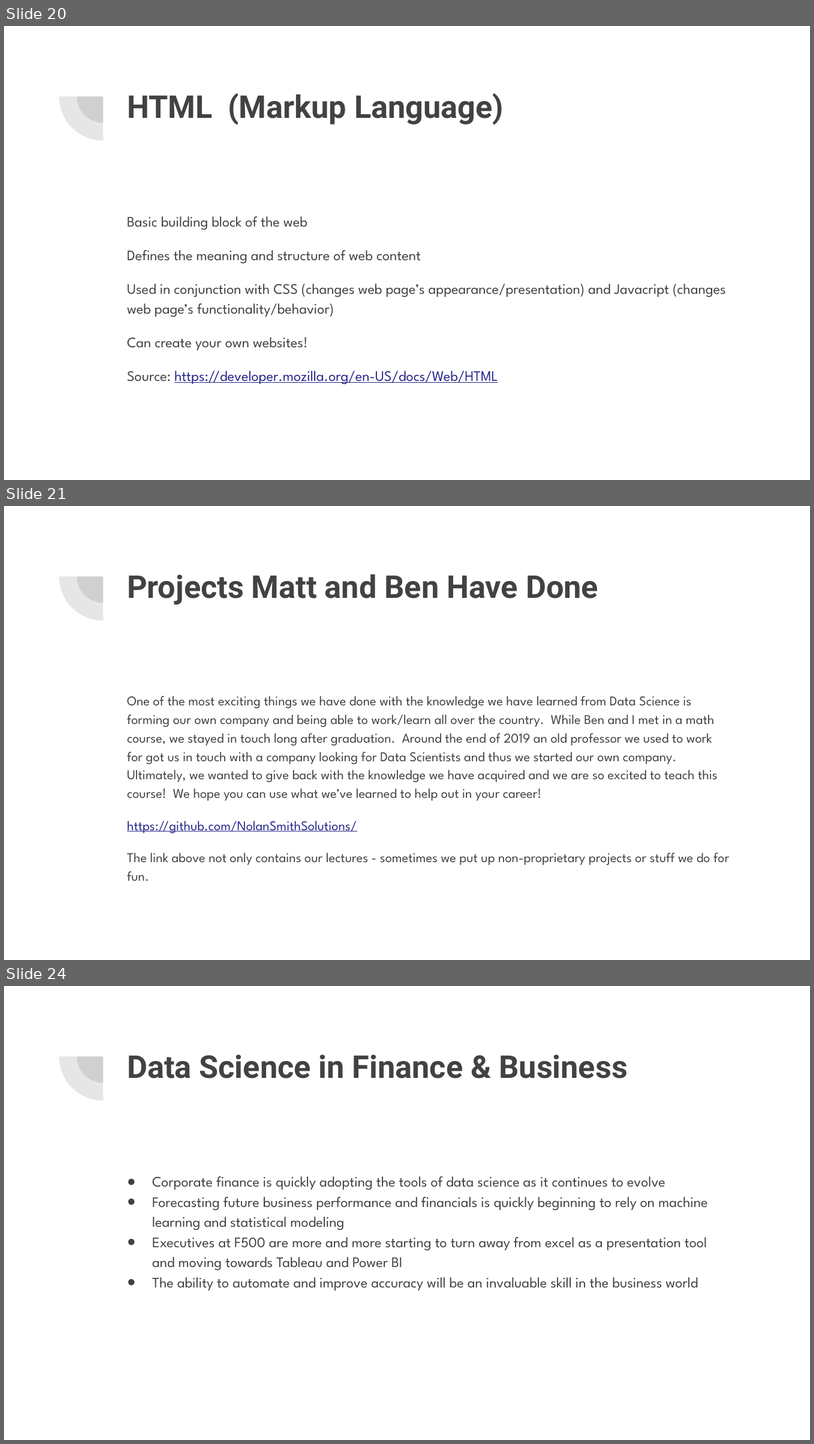
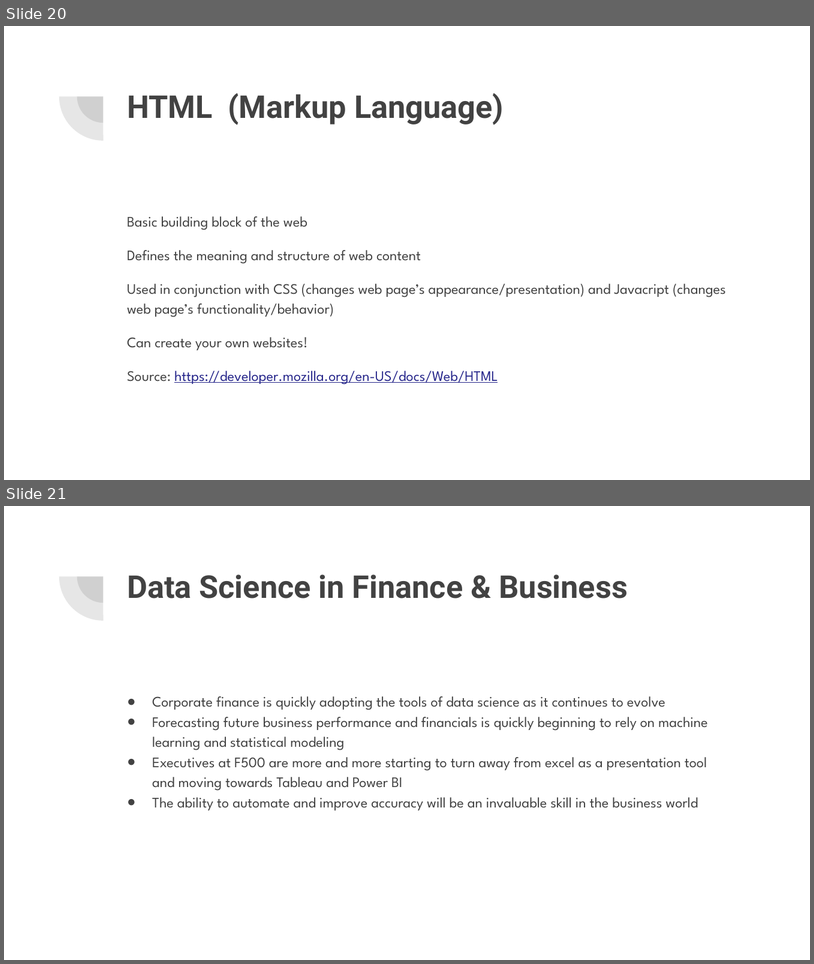
Before and after one commit to NolanSmithSolutions/Course, a slide deck: Future_Applications/Your Data Science Future.pptx. Shown one above the other, each under a label of ours: slides 20, 21 and 24 before the commit, slides 20 and 21 after it; the slides between them are not shown. The pictures are 814x1444 and 814x964 pixels, drawn with LibreOffice and Linux fonts; fonts in the diff are those of the drawing. Boxes give left, top, right and bottom in pixels: in the first picture for what was removed or moved away, otherwise in the second. Text is boxed around its words. In the diff, an @@ line names an element or a change of style, - is before the commit and + after.

Commit message:
data science future update

```diff
--- a/Future_Applications/Your Data Science Future.pptx
+++ b/Future_Applications/Your Data Science Future.pptx
@@ slide 21 removed at box(4, 506, 810, 960), background #FFFFFF; not listed: 2 template elements that a slide beside it also shows @@
@@ title removed at box(127, 574, 599, 604) @@
-Projects Matt and Ben Have Done
@@ text removed at box(127, 696, 729, 881) @@
-One of the most exciting things we have done with the knowledge we have learned from Data Science is forming our own company and being able to work/learn all over the country. While Ben and I met in a math course, we stayed in touch long after graduation. Around the end of 2019 an old professor we used to work for got us in touch with a company looking for Data Scientists and thus we started our own company. Ultimately, we wanted to give back with the knowledge we have acquired and we are so excited to teach this course! We hope you can use what we’ve learned to help out in your career!
-https://github.com/NolanSmithSolutions/
-The link above not only contains our lectures - sometimes we put up non-proprietary projects or stuff we do for fun.
@@ what was slide 24 is now slide 21 @@
```
Also in this commit, not shown: 1 slide changed, 2 other slides removed.
